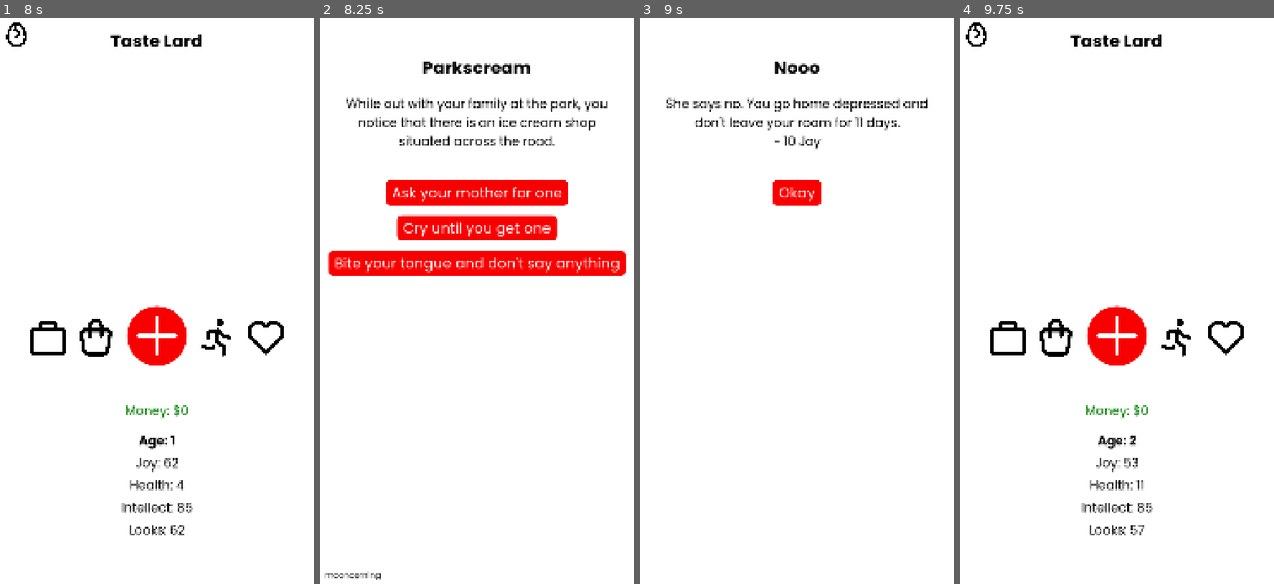
Above: before the commit, frames 1-4 (left to right).
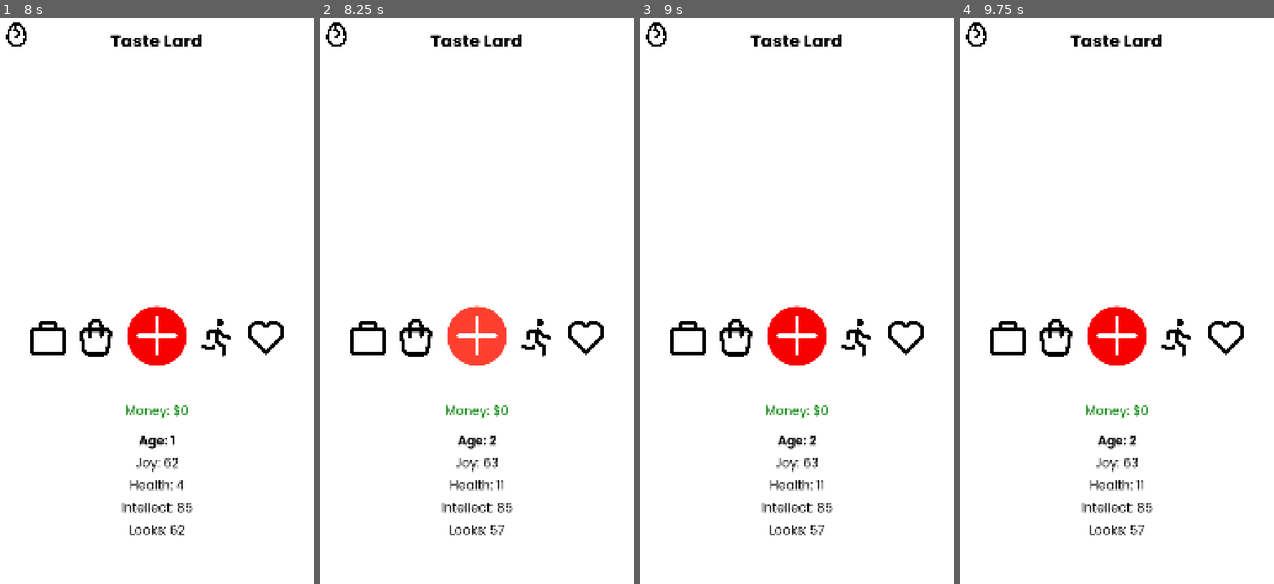
Above: after the commit, the same moments.

Repository: gaulsoodmanbls/badlifesimulator
Game: Godot game, scene res://pages/index.tscn
Two runs of this game, one before a commit and one after it. Both use one fixed random seed, a clock stepped at 60 frames per second and the inputs below.
Inputs (mouse positions are in pixels of both pictures, inside the frame that each line leads up to):
- Up to frame 1 (8 s): click "Start new game" at 0.5 s; click (15, 34) at 1.25 s; click "New game" at 2 s; click (15, 34) at 2.75 s; click "New game" at 3.5 s; click (157, 334) at 4.25 s; click (219, 334) at 5 s; click (266, 334) at 5.75 s; click (94, 334) at 6.5 s; click (47, 340) at 7.25 s
- Up to frame 2 (8.25 s): click (477, 334) at 8 s
- Up to frame 3 (9 s): click (797, 193) at 8.75 s, where only the run before the commit has a clickable "Ask your mother for one"
- Up to frame 4 (9.75 s): click (1117, 193) at 9.5 s, where only the run before the commit has a clickable "Okay"

Frame 1 is identical in both runs. In frame 2, 15% of the frame differs, in the area x 1-98%, y 0-100%; in frame 3, 6.0%; in frame 4, 0.1%.

Commit message:
some variables added to life saving

Diff:
--- a/pages/scripts/global.gd
+++ b/pages/scripts/global.gd
@@ -28,6 +28,13 @@
 #rest-of-life-related
 var crimes = []
 var crimesSeverity = []
+var school = ""
+var schoolLevel = 0 #0 if you don't go to school; 1 for primary, 2 for secondary (high school), 3 for tertiary. middle school, if implemented, would be 1.5.
+var degrees = []
+var fullTimeJob = ""
+var fullTimeSalary = 0 #how much money you make annually from your full-time job
+var partTimeJob = ""
+var partTimeSalary = 0 #how much money you make annually from your part-time job
 
 
 #family
@@ -43,7 +50,7 @@
 var deadFamilyTypes = []
 var deadFamilyAges = []
 var deadFamilySexes = []
-var deadFamilyRelationships = []
+var deadFamilyRelationships = [] #how close you were with them when they died
 
 #other (miscellaneous) relationships
 var miscFirstNames = []
@@ -58,7 +65,7 @@
 var deadMiscTypes = []
 var deadMiscAges = []
 var deadMiscSexes = []
-var deadMiscRelationships = []
+var deadMiscRelationships = [] #how close you were with them when they died
 
 
 #miscellaneous stuff that must be stored over multiple pages
@@ -110,6 +117,13 @@
 		#rest-of-life-related
 		"crimes" : crimes,
 		"crimesSeverity" : crimesSeverity,
+		"school" : school,
+		"schoolLevel" : schoolLevel,
+		"degrees" : degrees,
+		"fullTimeJob" : fullTimeJob,
+		"fullTimeSalary" : fullTimeSalary,
+		"partTimeJob" : partTimeJob,
+		"partTimeSalary" : partTimeSalary,
 		#family relationships
 		"familyFirstNames" : familyFirstNames,
 		"familyLastNames" : familyLastNames,
@@ -219,6 +233,13 @@
 			#rest-of-life-related
 			crimes = dictionary["crimes"]
 			crimesSeverity = dictionary["crimesSeverity"]
+			school = dictionary["school"]
+			schoolLevel = dictionary["schoolLevel"]
+			degrees = dictionary["degrees"]
+			fullTimeJob = dictionary["fullTimeJob"]
+			fullTimeSalary = dictionary["fullTimeSalary"]
+			partTimeJob = dictionary["partTimeJob"]
+			partTimeSalary = dictionary["partTimeSalary"]
 			#family relationships
 			familyFirstNames = dictionary["familyFirstNames"]
 			familyLastNames = dictionary["familyLastNames"]
--- a/pages/scripts/newRandomGame.gd
+++ b/pages/scripts/newRandomGame.gd
@@ -30,6 +30,9 @@
 
 
 func cleanLife(): #resets your existing life (if any) and generates new stats
+	#engine
+	global.revent = []
+	#personal
 	global.sex = randi_range(0,1) #turns sex into a random number, either 0 or 1
 	match global.sex: #assigns sex
 		0: #if the number is 0, you are male
@@ -61,30 +64,58 @@
 	global.logs = ""
 	global.money = 0
 	global.evality = 0
+	#rest-of-life-related
 	global.crimes = []
 	global.crimesSeverity = []
+	global.school = ""
+	global.schoolLevel = 0
+	global.degrees = []
+	global.fullTimeJob = ""
+	global.fullTimeSalary = 0
+	global.partTimeJob = ""
+	global.partTimeSalary = 0
+	#family
 	global.familyFirstNames = []
 	global.familyLastNames = []
 	global.familyTypes = []
 	global.familyAges = []
 	global.familyRelationships = []
 	global.familySexes = []
+	#dead family
+	global.deadFamilyFirstNames = []
+	global.deadFamilyLastNames = []
+	global.deadFamilyTypes = []
+	global.deadFamilyAges = []
+	global.deadFamilyRelationships = []
+	global.deadFamilySexes = []
+	#other (miscellanious) relationships
 	global.miscFirstNames = []
 	global.miscLastNames = []
 	global.miscTypes = []
 	global.miscAges = []
 	global.miscRelationships = []
 	global.miscSexes = []
-	print("Joy: " + str(global.joy))
-	print("Health: " + str(global.health))
-	print("Intellect: " + str(global.intellect))
-	print("Looks: " + str(global.looks))
+	#dead misc
+	global.deadMiscFirstNames = []
+	global.deadMiscLastNames = []
+	global.deadMiscTypes = []
+	global.deadMiscAges = []
+	global.deadMiscRelationships = []
+	global.deadMiscSexes = []
+	#keeping track
 	global.joyOverTime.append(global.joy)
 	global.healthOverTime.append(global.health)
 	global.intellectOverTime.append(global.intellect)
 	global.looksOverTime.append(global.looks)
 	global.causeOfDeath = ""
 	global.XPQueued = 0
+	#testing variables
+	global.RAUE = false
+	#prints stuff
+	print("Joy: " + str(global.joy))
+	print("Health: " + str(global.health))
+	print("Intellect: " + str(global.intellect))
+	print("Looks: " + str(global.looks))
 
 func namePicker(): #generates a full name for the player
 	print(str(mFirstNames.size()) + " masculine first names.")
